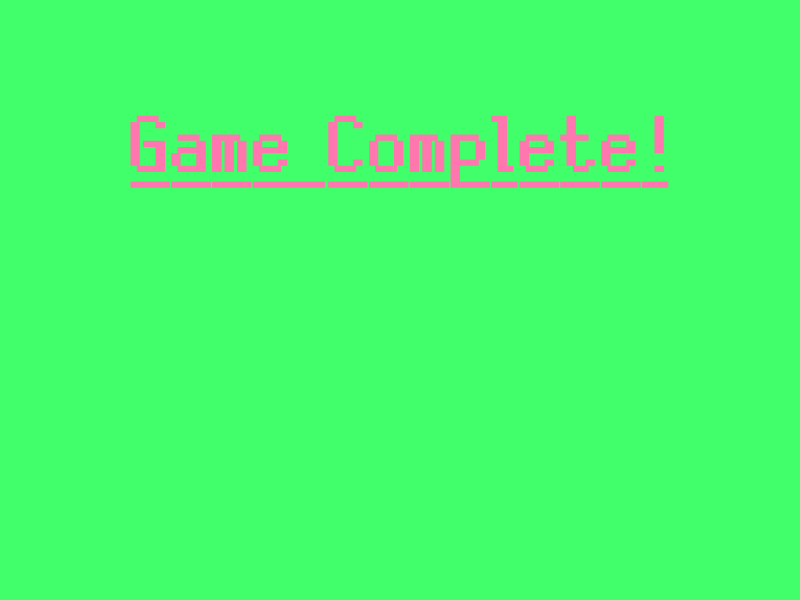
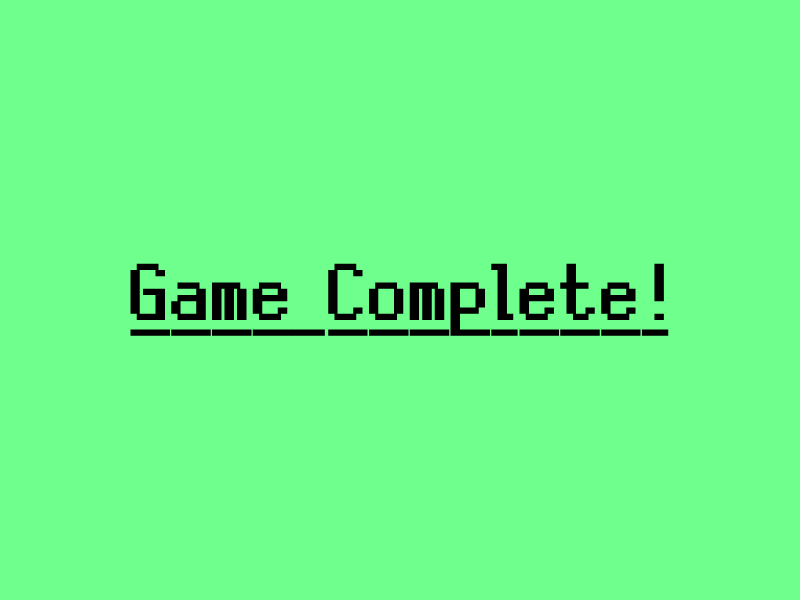
Layered file, before and after one edit (800 x 600). Changes by layer:
painted on "Game Complete!" over 130, 115, 669, 336
painted on "Background" over 0, 0, 800, 600
